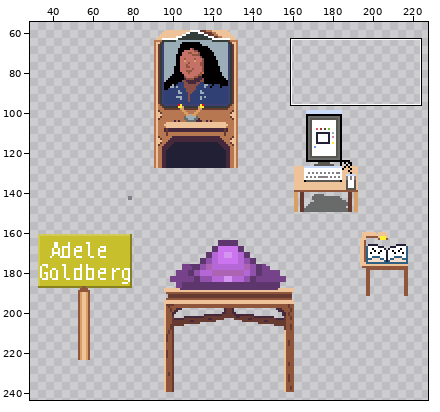
Edited in one commit: sprite sheet (maps/shrine.png). Above: a wide view before the commit, with the close-up outlined.
Close-up. Before the edit:
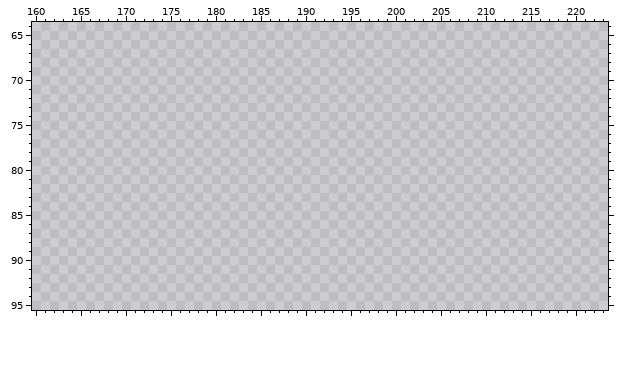
The file is 256x256 pixels. Colours within 5 levels of each other are drawn and written as one. Shown: x 160..223, y 64..95. The wide view leaves out empty margins.
After the commit:
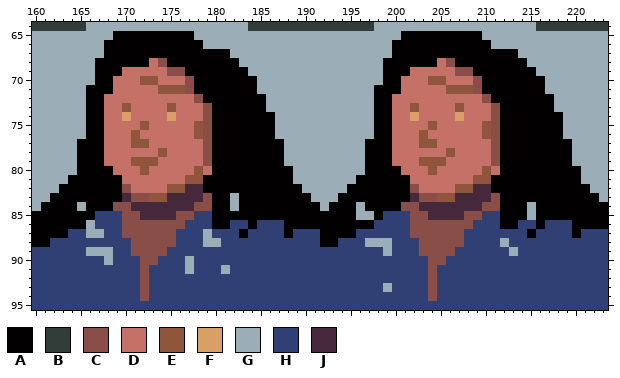
Palette (. is transparent): A #020000  B #323c39  C #8a4e49  D #c67168  E #8f563b  F #d9a066  G #9badb7  H #304075  J #45283c
From the commit log: animate smoke
The exact change:
@@ x 160..223 @@
-64 ................................................................
-65 ................................................................
-66 ................................................................
-67 ................................................................
-68 ................................................................
-69 ................................................................
-70 ................................................................
-71 ................................................................
-72 ................................................................
-73 ................................................................
-74 ................................................................
-75 ................................................................
-76 ................................................................
-77 ................................................................
-78 ................................................................
-79 ................................................................
-80 ................................................................
-81 ................................................................
-82 ................................................................
-83 ................................................................
-84 ................................................................
-85 ................................................................
-86 ................................................................
-87 ................................................................
-88 ................................................................
-89 ................................................................
-90 ................................................................
-91 ................................................................
-92 ................................................................
-93 ................................................................
-94 ................................................................
-95 ................................................................
+64 BBBBBBGGGGGGGGGGGGGGGGGGBBBBBBBBBBBBBBGGGGGGGGGGGGGGGGGGBBBBBBBB
+65 GGGGGGGGGAAAAAAAAAGGGGGGGGGGGGGGGGGGGGGGGAAAAAAAAAGGGGGGGGGGGGGG
+66 GGGGGGGGAAAAAAAAAAAGGGGGGGGGGGGGGGGGGGGGAAAAAAAAAAAGGGGGGGGGGGGG
+67 GGGGGGGGAAAAAAAAAAAAAAGGGGGGGGGGGGGGGGGGAAAAAAAAAAAAAAGGGGGGGGGG
+68 GGGGGGGAAAAAADCAAAAAAAAGGGGGGGGGGGGGGGGAAAAAADCAAAAAAAAGGGGGGGGG
+69 GGGGGGGAAADDDDDCCAAAAAAAGGGGGGGGGGGGGGGAAADDDDDCCAAAAAAAGGGGGGGG
+70 GGGGGGGAADDDEEDDDCAAAAAAAGGGGGGGGGGGGGGAADDDEEDDDCAAAAAAAGGGGGGG
+71 GGGGGGAAADDDDDEEECAAAAAAAGGGGGGGGGGGGGAAADDDDDEEECAAAAAAAGGGGGGG
+72 GGGGGGAADDDDDDDDDDCAAAAAAAGGGGGGGGGGGGAADDDDDDDDDDCAAAAAAAGGGGGG
+73 GGGGGGAADDEDDDDEDDDCAAAAAAGGGGGGGGGGGGAADDEDDDDEDDDCAAAAAAGGGGGG
+74 GGGGGGAADDFDDDDFDDDCAAAAAAAGGGGGGGGGGGAADDFDDDDFDDDCAAAAAAAGGGGG
+75 GGGGGGAADDDDEDDDDDECAAAAAAAGGGGGGGGGGGAADDDDEDDDDDECAAAAAAAGGGGG
+76 GGGGGGAADDDEDDDDDDECAAAAAAAGGGGGGGGGGGAADDDEDDDDDDECAAAAAAAGGGGG
+77 GGGGGAAADDDEEDDDDDDCAAAAAAAAGGGGGGGGGAAADDDEEDDDDDDCAAAAAAAAGGGG
+78 GGGGGAAADDDDDDEDDDDCAAAAAAAAGGGGGGGGGAAADDDDDDEDDDDCAAAAAAAAGGGG
+79 GGGGGAAADDDEEEDDDDDCAAAAAAAAGGGGGGGGGAAADDDEEEDDDDDCAAAAAAAAGGGG
+80 GGGGGAAAADDDEDDDDDEDAAAAAAAAAGGGGGGGGAAAADDDEDDDDDEDAAAAAAAAAGGG
+81 GGGGAAAAAADDDDDDDEEAAAAAAAAAAGGGGGGGAAAAAADDDDDDDEEAAAAAAAAAAGGG
+82 GGGAAAAAAACDDDDEEJJAAAAAAAAAAAGGGGGAAAAAAACDDDDEEJJAAAAAAAAAAAGG
+83 GGAAAAAAAAJCCEEJJJJCAAGAAAAAAAAGGGAAAAAAAAJCCEEJJJJCAAAAAAAAAAAG
+84 GAAAAGAAACCJJJJJJJCCAAGAAAAAAAAAGAAAGAAAACCJJJJJJJCCAAAGAAAAAAAA
+85 AAAAAAAHHHCCJJJJCCHHAAAAAAAAAAAAAAAAGGAHHHCCJJJJCCHHAAAGAAAAAAAA
+86 AAAAAAGHHHCCCCCCCHHHAAHHAHHHAAAAAAAAAAHHHHCCCCCCCHHHAAHHAHHHAAAA
+87 AAAAHHGGHHCCCCCCHHHGHHHAHHHHAHHHAAAAHHHHHHCCCCCCHHHHHHHAHHHHAHHH
+88 AAHHHHHHHHHCCCCCHHHGGHHHHHHHHHHHAAHHHGGGHHHCCCCCHHHHGHHHHHHHHHHH
+89 HHHHHHGGGHHCCCCHHHHHHHHHHHHHHHHHHHHHHHHGHHHCCCCHHHHHHGHHHHHHHHHH
+90 HHHHHHHHGHHHCCHHHGHHHHHHHHHHHHHHHHHHHHHHHHHHCCHHHHHHHHHHHHHHHHHH
+91 HHHHHHHHHHHHCHHHHGHHHGHHHHHHHHHHHHHHHHHHHHHHCHHHHHHHHHHHHHHHHHHH
+92 HHHHHHHHHHHHCHHHHHHHHHHHHHHHHHHHHHHHHHHHHHHHCHHHHHHHHHHHHHHHHHHH
+93 HHHHHHHHHHHHCHHHHHHHHHHHHHHHHHHHHHHHHHHGHHHHCHHHHHHHHHHHHHHHHHHH
+94 HHHHHHHHHHHHCHHHHHHHHHHHHHHHHHHHHHHHHHHHHHHHCHHHHHHHHHHHHHHHHHHH
+95 HHHHHHHHHHHHHHHHHHHHHHHHHHHHHHHHHHHHHHHHHHHHHHHHHHHHHHHHHHHHHHHH
Boxes around the changes in both close-ups, in picture pixels (x1, y1, x2, y2):
added: (32, 22, 608, 310)
